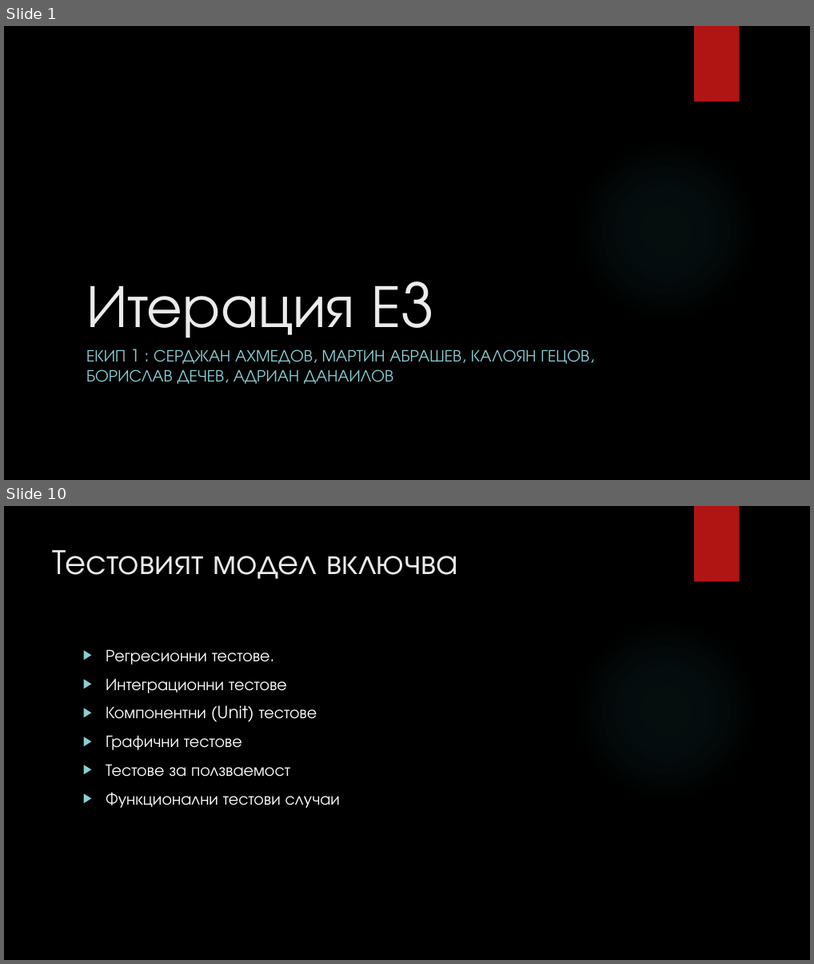
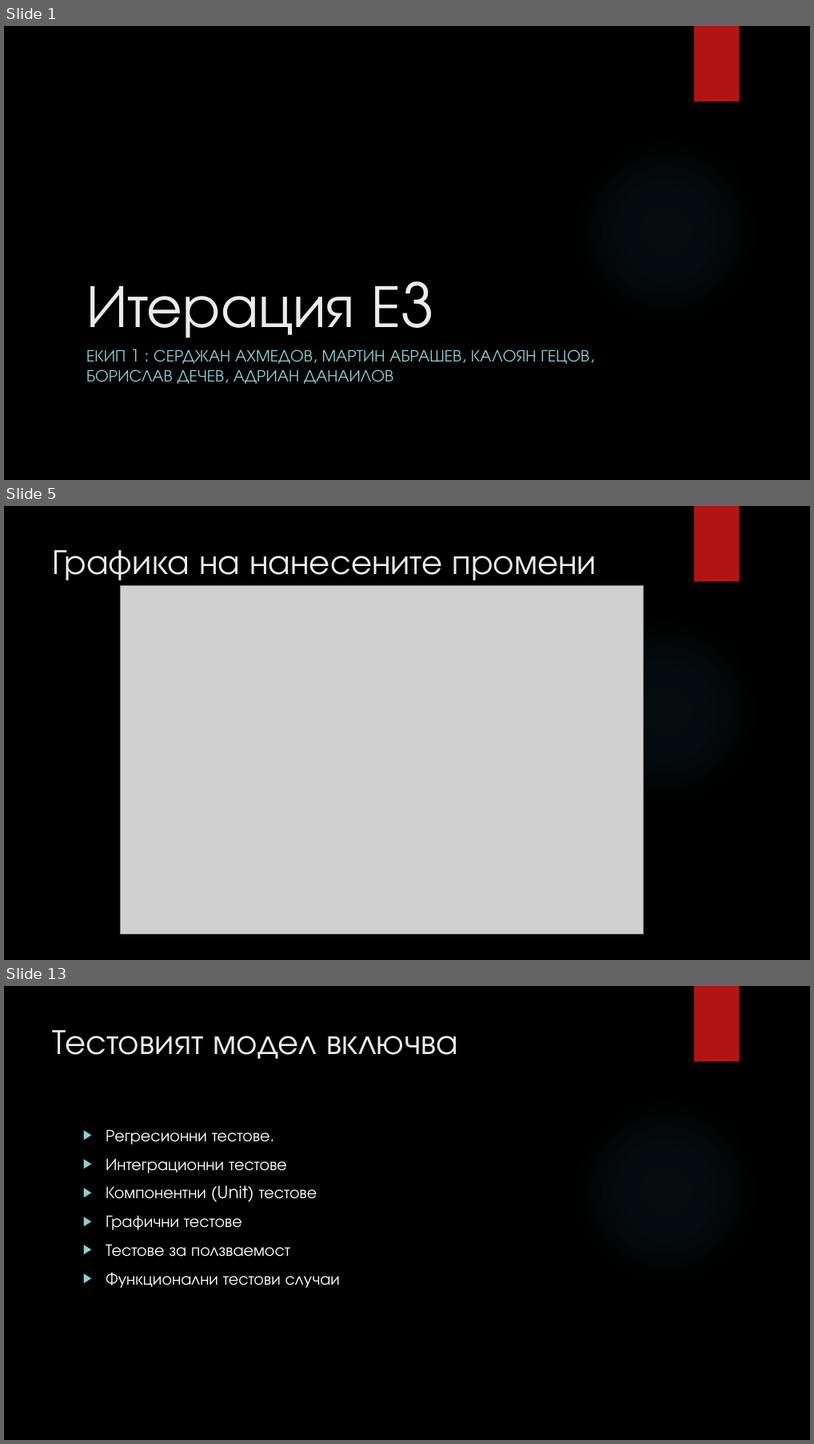
Before and after one commit to fahmiprasetya/PSS, a slide deck: I1/Current_Working_Directory/E3/ABM E3 Presentation.pptx. Shown one above the other, each under a label of ours: slides 1 and 10 before the commit, slides 1, 5 and 13 after it; the slides between them are not shown. The pictures are 814x964 and 814x1444 pixels, drawn with LibreOffice and Linux fonts; fonts in the diff are those of the drawing; grey boxes stand for pictures; background and template pictures are left out. Boxes give left, top, right and bottom in pixels: in the first picture for what was removed or moved away, otherwise in the second. Text is boxed around its words. In the diff, an @@ line names an element or a change of style, - is before the commit and + after.

```diff
--- a/I1/Current_Working_Directory/E3/ABM E3 Presentation.pptx
+++ b/I1/Current_Working_Directory/E3/ABM E3 Presentation.pptx
@@ slide 5 added at [4, 506, 810, 960], background picture (left out); not listed: 2 template elements that a slide beside it also shows @@
@@ title added at [53, 550, 597, 580], 42 pt, text #EBEBEB @@
+Графика на нанесените промени
@@ picture added at [120, 585, 643, 933] @@
@@ what was slide 10 is now slide 13 @@
```
Also in this commit, not shown: 1 slide changed, 26 other slides added, 12 other files.
